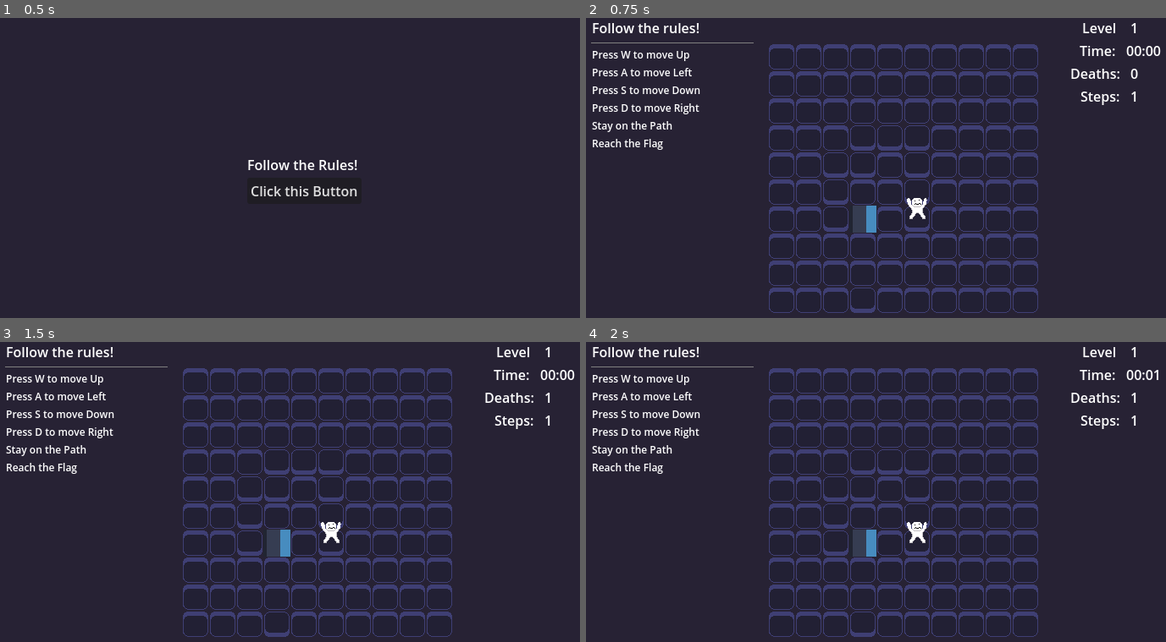
Above: before the commit, frames 1-4 (two rows, left to right).
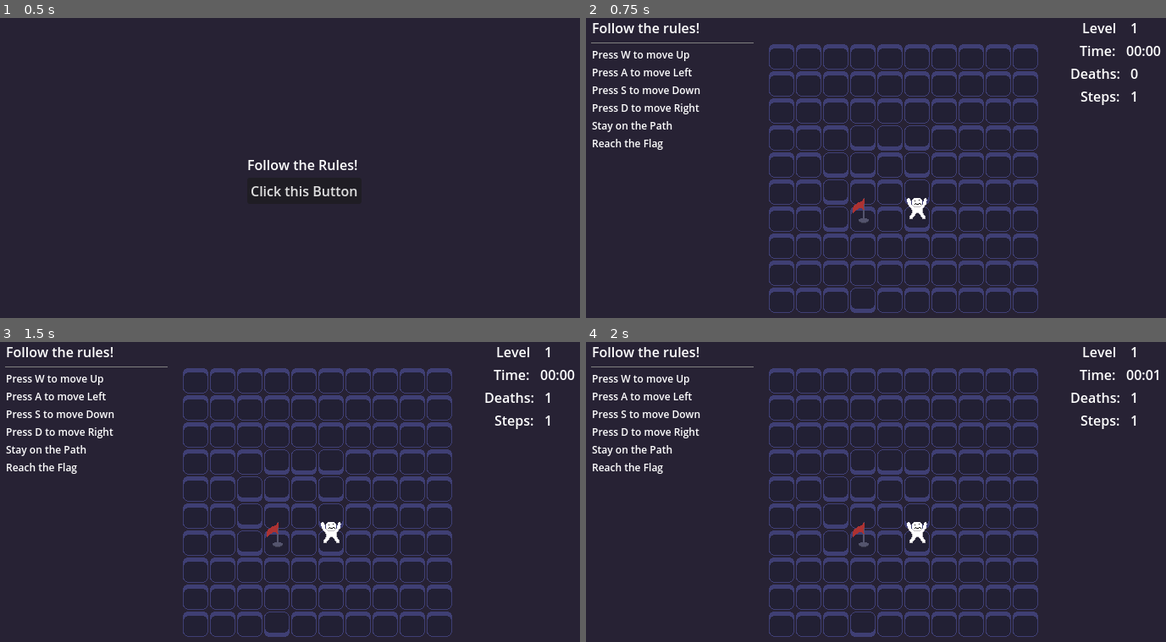
Above: after the commit, the same moments.

Repository: Mkath1423/wgdc-F25-game-jam
Game: Godot game, scene res://scenes/screens/start_up.tscn
The game is run twice, just before and just after one commit, with the same random seed, the same clock (stepped at 60 frames per second) and the same inputs. The engine's default icon, where the game draws it, is replaced by a stand-in: a white triangle on a blue panel in a dark square.
Inputs:
- Up to frame 1 (0.5 s): no input
- Up to frame 2 (0.75 s): click "Click this Button" at 0.5 s
- Up to frame 3 (1.5 s): tap W (move_up) at 1.25 s; hold D (move_right) from 1.28 s (still down)
- Up to frame 4 (2 s): keep holding D (move_right)

Frame 1 is identical in both runs. In frame 2, 0.4% of the frame differs, in the area x 45-51%, y 60-72%; in frame 3, 0.4%; in frame 4, 0.4%.

Commit message:
added flag

Diff:
--- a/follow-the-rules/scenes/flag.tscn
+++ b/follow-the-rules/scenes/flag.tscn
@@ -1,12 +1,13 @@
 [gd_scene load_steps=3 format=3 uid="uid://dvoyakjicntqk"]
 
 [ext_resource type="Script" uid="uid://cgwamdb0ckk5r" path="res://scripts/flag.gd" id="1_32e5v"]
-[ext_resource type="Texture2D" uid="uid://yk7kamw6ita5" path="res://art/icon.svg" id="2_q38m2"]
+[ext_resource type="Texture2D" uid="uid://c5k2r1tv0y4ai" path="res://art/sprites.png" id="2_32e5v"]
 
 [node name="flag" type="Node2D"]
 script = ExtResource("1_32e5v")
 
 [node name="Sprite2D" type="Sprite2D" parent="."]
-texture = ExtResource("2_q38m2")
+position = Vector2(0, -10)
+texture = ExtResource("2_32e5v")
 region_enabled = true
 region_rect = Rect2(0, 32, 32, 32)
Binary file changed: follow-the-rules/art/sprites.png
Not shown, changed: art/sprites.aseprite
